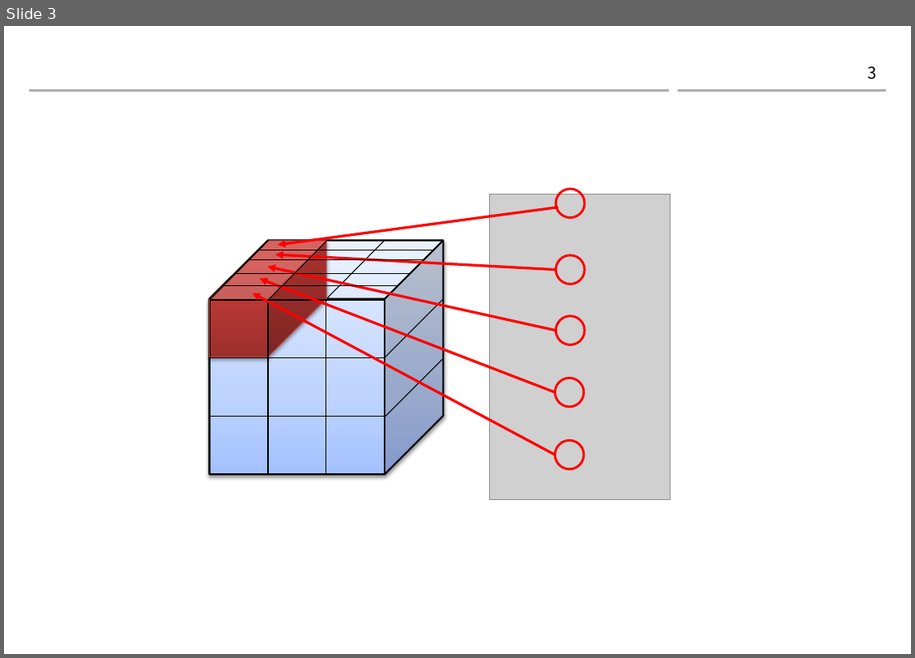
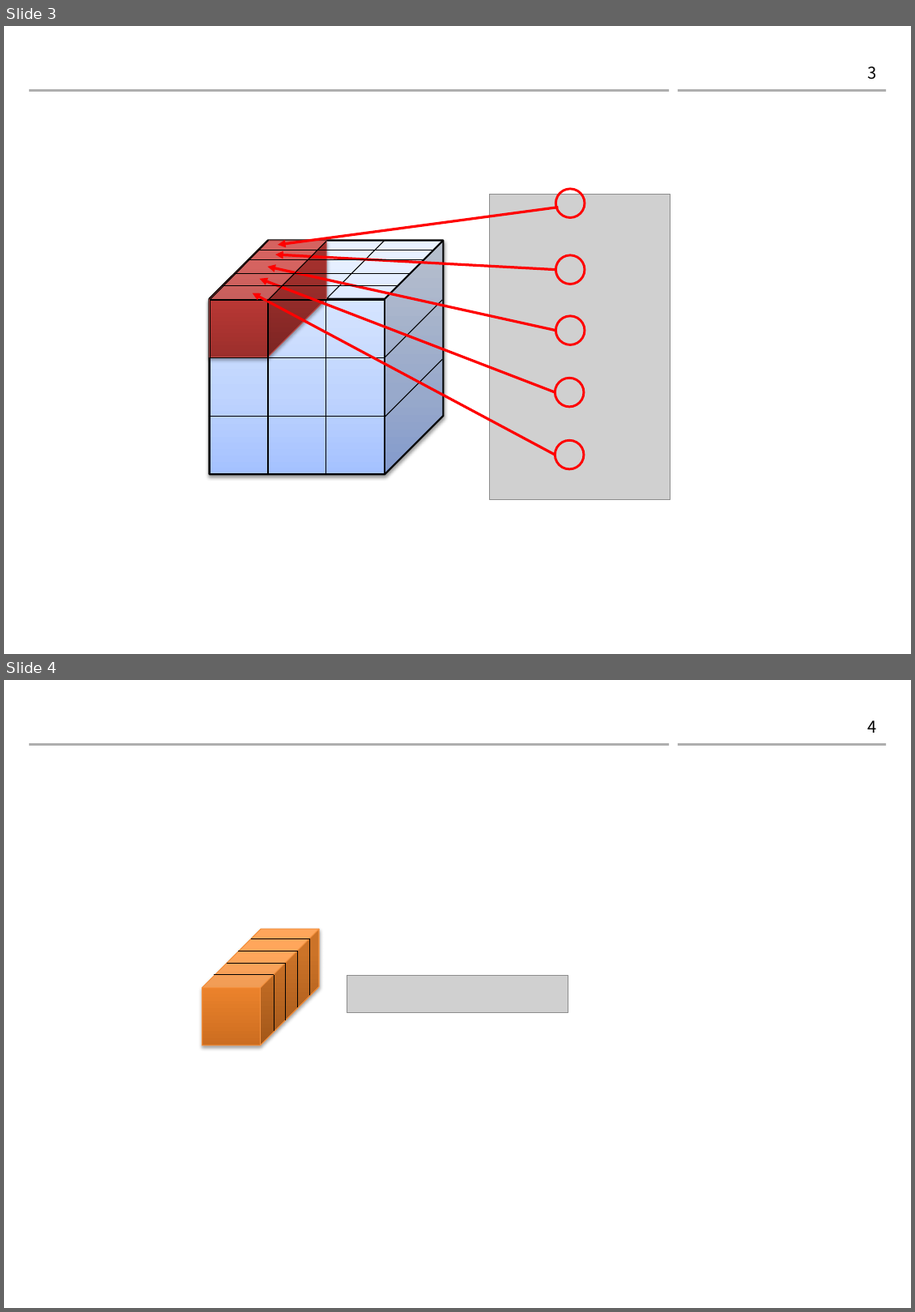
Before and after one commit to gaussian37/gaussian37.github.io, a slide deck: assets/img/dl/concept/focal_loss/focal_loss.pptx. Shown one above the other, each under a label of ours: slide 3 before the commit, slides 3 and 4 after it. The pictures are 915x658 and 915x1312 pixels, drawn with LibreOffice and Linux fonts; fonts in the diff are those of the drawing; grey boxes stand for pictures; background and template pictures are left out. Boxes give left, top, right and bottom in pixels: in the first picture for what was removed or moved away, otherwise in the second. Text is boxed around its words. In the diff, an @@ line names an element or a change of style, - is before the commit and + after.

```diff
--- a/assets/img/dl/concept/focal_loss/focal_loss.pptx
+++ b/assets/img/dl/concept/focal_loss/focal_loss.pptx
@@ slide 4 added at bbox=[4, 680, 911, 1308], background #FFFFFF; not listed: 2 template elements that a slide beside it also shows @@
@@ page number added at bbox=[867, 720, 876, 733], 14 pt, text #000000 @@
+4
@@ cube added at bbox=[202, 929, 320, 1045], fill gradient #CC6E20 to #FF9034 to #FF9136, outline #F69240 0.75 pt @@
@@ line added from (251, 939) to (309, 939), #000000 0.75 pt @@
@@ line added from (309, 996) to (309, 939), #000000 0.75 pt @@
@@ line added from (227, 964) to (285, 964), #000000 0.75 pt @@
@@ line added from (238, 951) to (298, 951), #000000 0.75 pt @@
@@ line added from (285, 1020) to (285, 964), #000000 0.75 pt @@
@@ line added from (297, 1007) to (297, 951), #000000 0.75 pt @@
@@ line added from (215, 975) to (275, 975), #000000 0.75 pt @@
@@ line added from (275, 1031) to (275, 975), #000000 0.75 pt @@
@@ picture added at bbox=[347, 976, 569, 1013] @@
```
Also in this commit, not shown: 1 slide changed, 3 other files.
